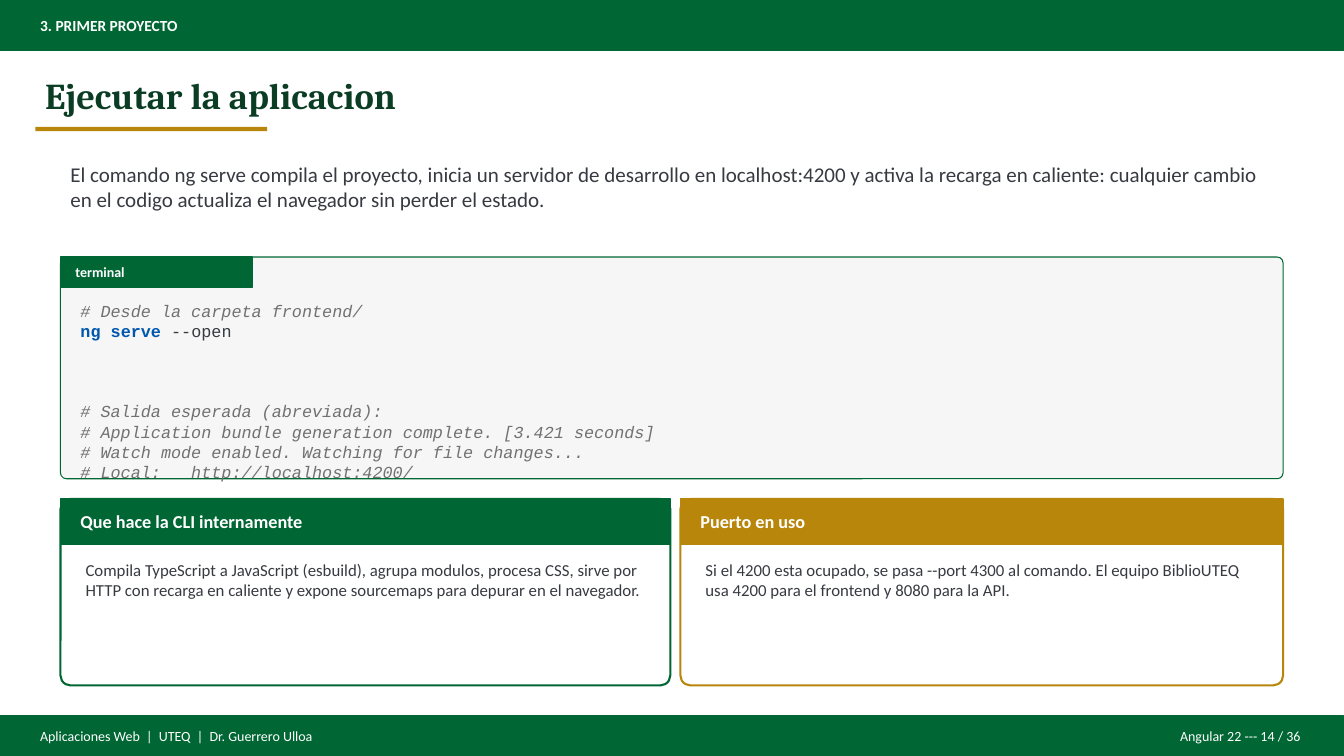
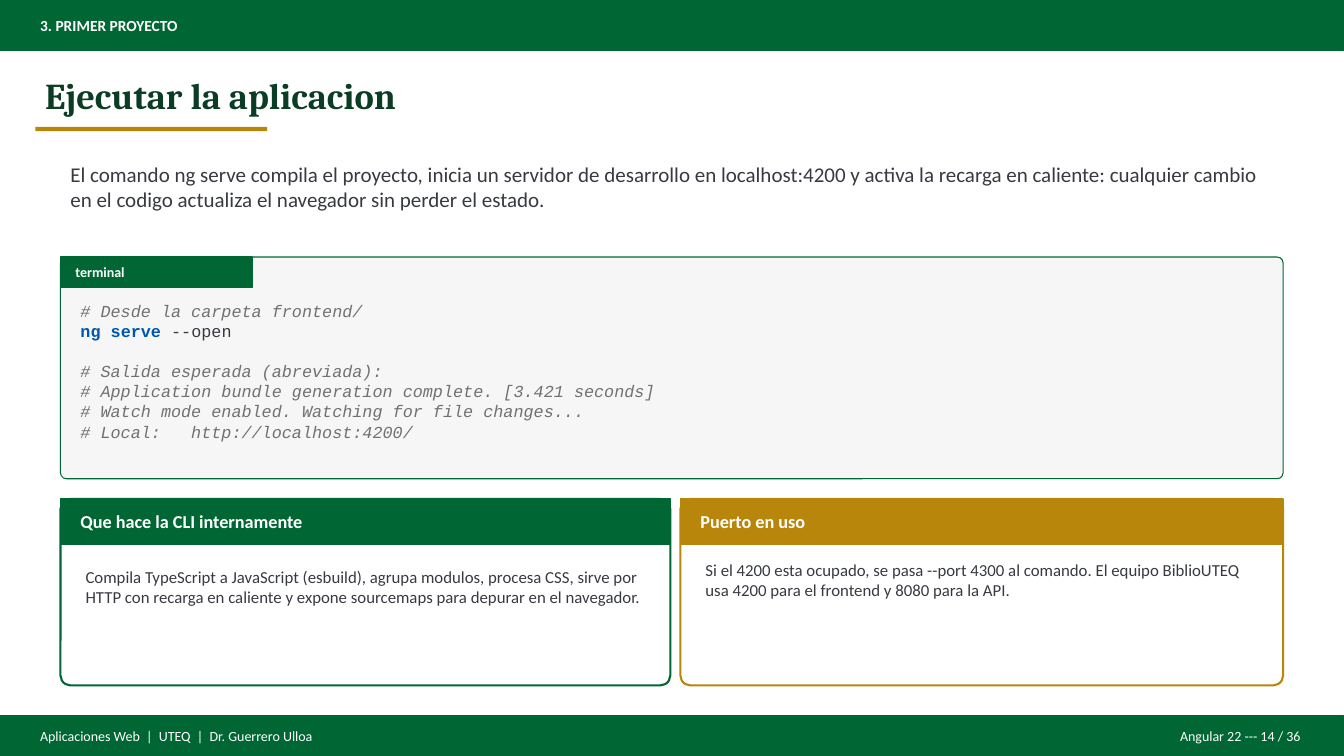
Before and after one commit to gleiston-guerrero/Asignaturas, a slide deck: slide 14 of AplicacionesWeb/Material de clases/Presentaciones/Deck_Angular22_REST.pptx. Drawn at 1344x756 pixels with LibreOffice and Linux fonts; fonts in the diff are those of the drawing. Boxes give left, top, right and bottom in pixels: in the first picture for what was removed or moved away, otherwise in the second. Text is boxed around its words. In the diff, an @@ line names an element or a change of style, - is before the commit and + after.

```diff
--- a/AplicacionesWeb/Material de clases/Presentaciones/Deck_Angular22_REST.pptx
+++ b/AplicacionesWeb/Material de clases/Presentaciones/Deck_Angular22_REST.pptx
@@ text "# Desde la carpeta frontend/ ..." rewrapped from [80, 305, 655, 482] to [80, 305, 655, 442] @@
@@ text "Compila TypeScript a JavaScript (esbuild), ...": place and size @@
-text "Compila TypeScript a JavaScript (esbuild), ..." at [86, 564, 640, 599]
+text "Compila TypeScript a JavaScript (esbuild), ..." at [86, 571, 640, 606]
```
Also in this commit, not shown: 20 other slides changed, 11 other files.
